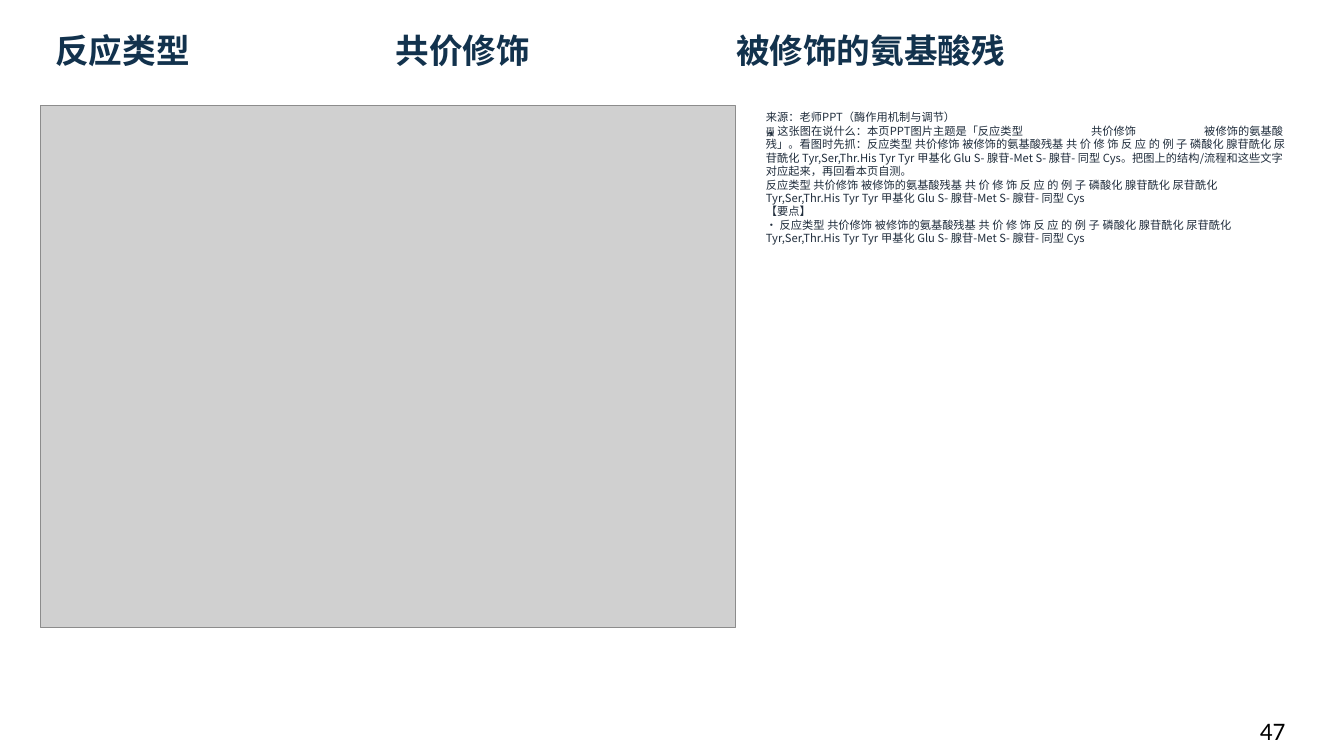
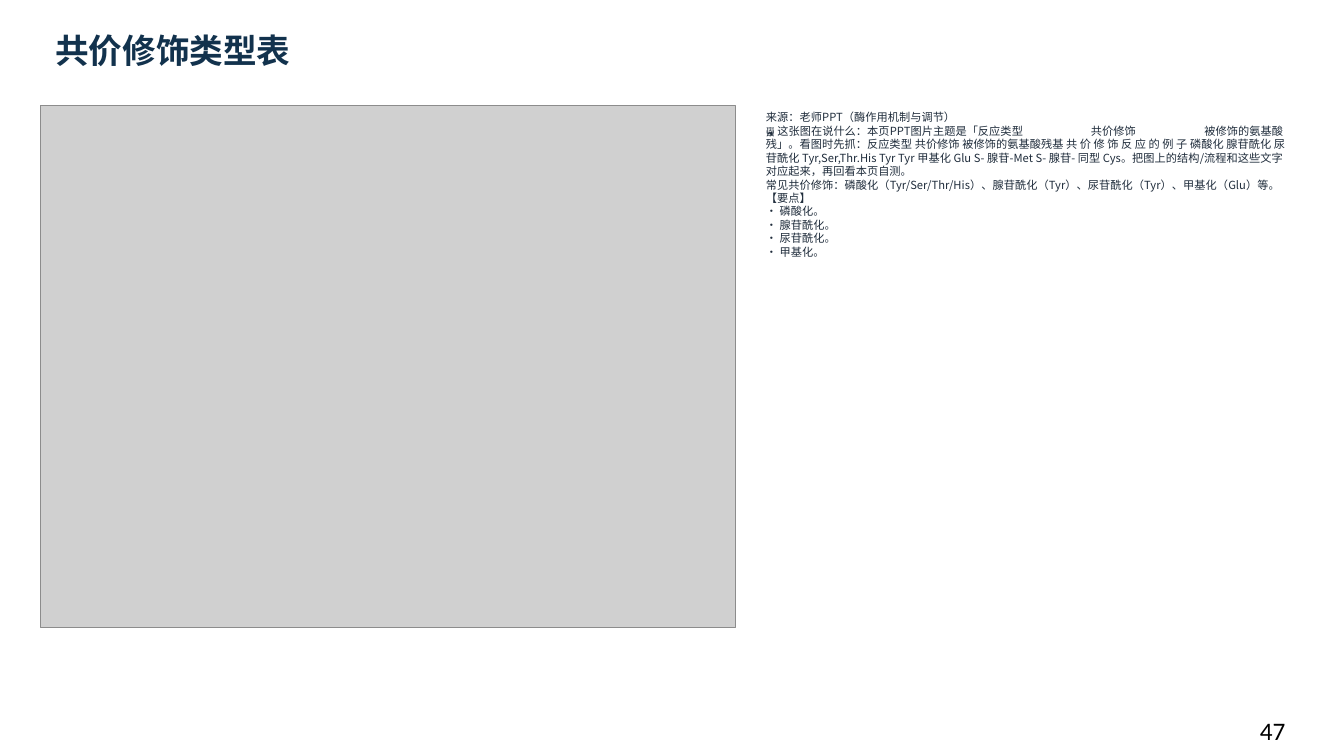
Before and after one commit to newkan-li/Biochemistry, a slide deck: slide 47 of downloads/bc08-ai-style.pptx. Drawn at 1344x756 pixels with LibreOffice and Linux fonts; fonts in the diff are those of the drawing; grey boxes stand for pictures. Boxes give left, top, right and bottom in pixels: in the first picture for what was removed or moved away, otherwise in the second. Text is boxed around its words. In the diff, an @@ line names an element or a change of style, - is before the commit and + after.

```diff
--- a/downloads/bc08-ai-style.pptx
+++ b/downloads/bc08-ai-style.pptx
@@ text at [55, 34, 290, 66]: text changed @@
-反应类型 共价修饰 被修饰的氨基酸残
+共价修饰类型表
@@ text at [766, 111, 1285, 257]: text changed @@
-来源：老师PPT（酶作用机制与调节）
-🖼 这张图在说什么：本页PPT图片主题是「反应类型 共价修饰 被修饰的氨基酸残」。看图时先抓：反应类型 共价修饰 被修饰的氨基酸残基 共 价 修 饰 反 应 的 例 子 磷酸化 腺苷酰化 尿苷酰化 Tyr,Ser,Thr.His Tyr Tyr 甲基化 Glu S- 腺苷-Met S- 腺苷- 同型 Cys。把图上的结构/流程和这些文字对应起来，再回看本页自测。
-反应类型 共价修饰 被修饰的氨基酸残基 共 价 修 饰 反 应 的 例 子 磷酸化 腺苷酰化 尿苷酰化 Tyr,Ser,Thr.His Tyr Tyr 甲基化 Glu S- 腺苷-Met S- 腺苷- 同型 Cys
-【要点】
-• 反应类型 共价修饰 被修饰的氨基酸残基 共 价 修 饰 反 应 的 例 子 磷酸化 腺苷酰化 尿苷酰化 Tyr,Ser,Thr.His Tyr Tyr 甲基化 Glu S- 腺苷-Met S- 腺苷- 同型 Cys
+来源：老师PPT（酶作用机制与调节）
+🖼 这张图在说什么：本页PPT图片主题是「反应类型 共价修饰 被修饰的氨基酸残」。看图时先抓：反应类型 共价修饰 被修饰的氨基酸残基 共 价 修 饰 反 应 的 例 子 磷酸化 腺苷酰化 尿苷酰化 Tyr,Ser,Thr.His Tyr Tyr 甲基化 Glu S- 腺苷-Met S- 腺苷- 同型 Cys。把图上的结构/流程和这些文字对应起来，再回看本页自测。
+常见共价修饰：磷酸化（Tyr/Ser/Thr/His）、腺苷酰化（Tyr）、尿苷酰化（Tyr）、甲基化（Glu）等。
+【要点】
+• 磷酸化。
+• 腺苷酰化。
+• 尿苷酰化。
+• 甲基化。
```
Also in this commit, not shown: 41 other slides changed, 5 other files.
